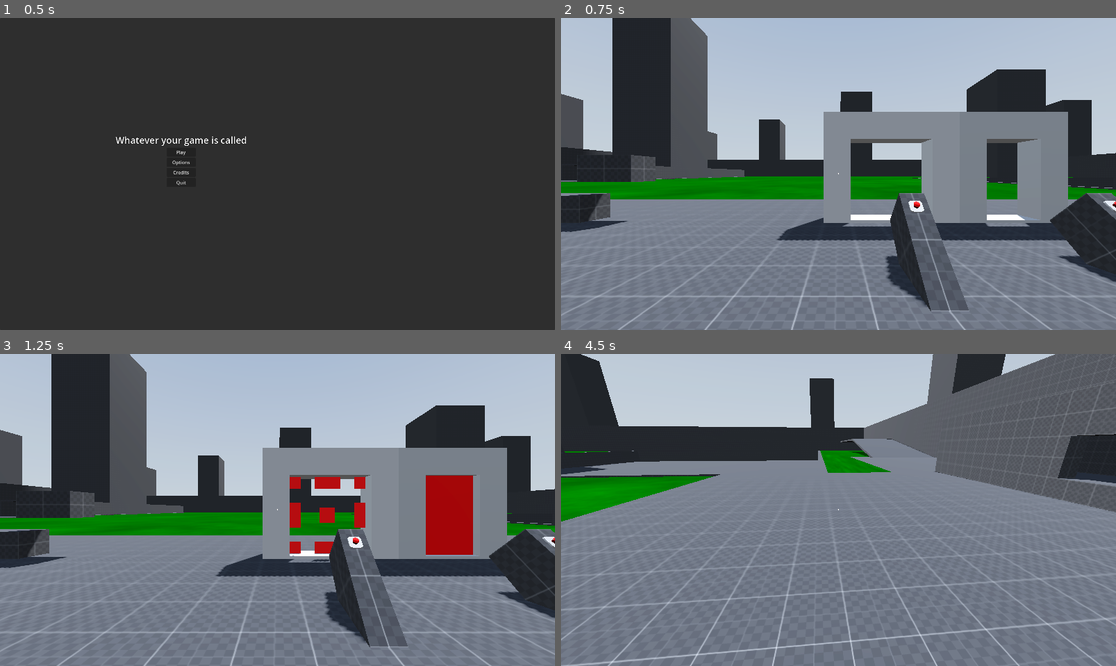
Above: before the commit, frames 1-4 (two rows, left to right).
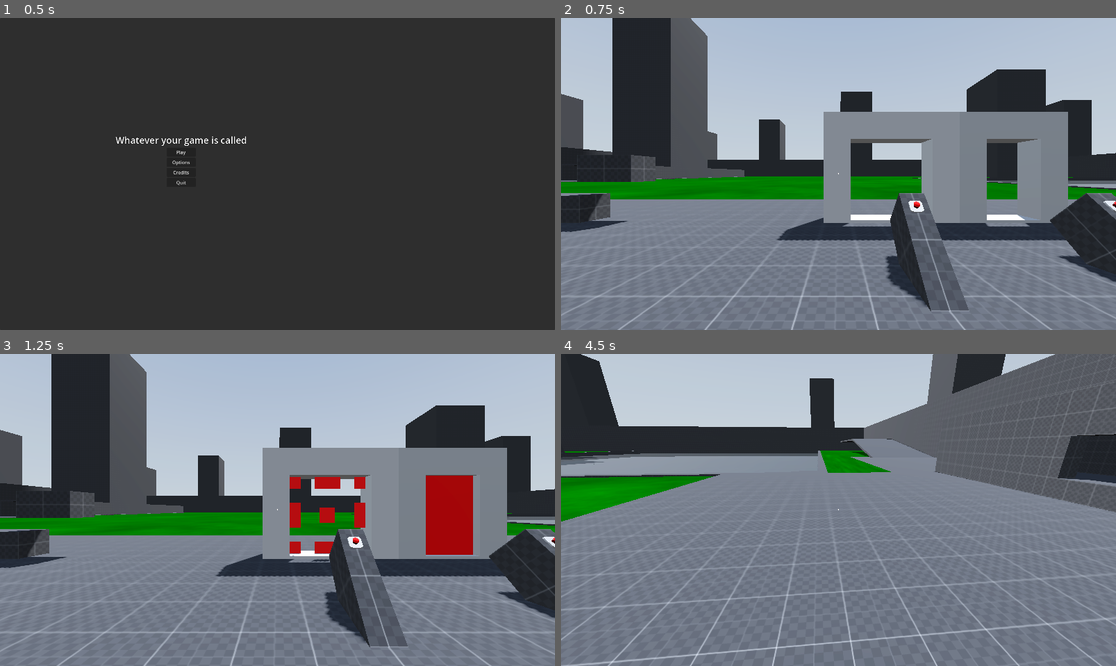
Above: after the commit, the same moments.

Repository: Nazsgull/FPS_Godot
Game: Godot game, scene res://scenes/UI/main_menu.tscn
Same seed, same stepped clock (60 frames per second), same inputs: the game is played once before the commit and once after it. A sky picture missing from this copy of the repository is replaced by a grey-blue gradient.
Inputs (mouse positions are in pixels of both pictures, inside the frame that each line leads up to):
- Up to frame 1 (0.5 s): no input
- Up to frame 2 (0.75 s): click "Play" at 0.5 s
- Up to frame 3 (1.25 s): no input
- Up to frame 4 (4.5 s): tap Enter (ui_accept) at 1.25, 1.52, 2.27, 3.77 s; move the mouse to (866, 510) at 1.27 s; hold W (forward) from 1.28 s (still down); click (866, 510) at 1.35 s; move the mouse to (810, 510) at 2.02 s; tap Ctrl (crouch) at 2.1 s; click (810, 510) at 2.3 s; move the mouse to (849, 503) at 2.77 s; tap E (interact) at 2.85 s; click (849, 503) at 3.05 s; move the mouse to (832, 516) at 3.52 s; click (832, 516) at 3.6 s; move the mouse to (877, 513) at 4.27 s; hold Shift (sprint) from 4.28 s (still down)

Frame 1 is identical in both runs. In frame 2, 0.2% of the frame differs, in the area x 76-100%, y 52-55%; in frame 3, 0.2%; in frame 4, 1.3%, in the area x 0-47%, y 31-39%.

Commit message:
Añadido plano de agua y shader de agua

Diff:
--- /dev/null
+++ b/assets/materials/water.gdshader
@@ -0,0 +1,48 @@
+//Shader code by Code It All -> https://www.youtube.com/watch?v=CNE7EOVlYLY
+
+shader_type spatial;
+uniform vec3 water_color : source_color;
+uniform float uv_scale :hint_range(0.0, 1000.0, 0.1) = 1;
+uniform sampler2D water_normal_noise;
+uniform float time_scale : hint_range(0.0,10.0,0.05) = 1.0;
+uniform sampler2D screen_texture : hint_screen_texture, repeat_disable;
+uniform sampler2D sun_highlights;
+uniform float color_ratio : hint_range(0.0, 1.0, 0.1) = 0.5;
+uniform vec2 abberration_r;
+uniform vec2 abberration_g;
+uniform vec2 abberration_b;
+
+uniform float highlights_time_scale = 1.0;
+
+uniform float normal : hint_range(0.0, 1.0, 0.1) = 0.5;
+uniform float roughness :hint_range(0.0, 1.0, 0.1) = 0.25;
+
+vec3 soft_light(vec3 base, vec3 blend) {
+    return mix(
+        sqrt(base) * (2.0 * blend - 1.0) + 2.0 * base * (1.0 - blend),
+        2.0 * base * blend + base * base * (1.0 - 2.0 * blend),
+        step(base, vec3(0.5))
+    );
+}
+void fragment() {
+
+	vec2 _uv = UV * uv_scale;
+	vec2 _suv = SCREEN_UV;
+	_uv.x += sin(TIME * time_scale + (_uv.x + _uv.y)* 25.0) * 0.01;
+	_uv.y += cos(TIME * time_scale + (_uv.x - _uv.y)* 25.0) * 0.01;
+
+	_suv.x += sin(TIME * time_scale + (_suv.x + _suv.y)* 25.0) * 0.003;
+	_suv.y += cos(TIME * time_scale + (_suv.x - _suv.y)* 25.0) * 0.003;
+
+	float r = texture(sun_highlights,_uv+abberration_r+TIME*highlights_time_scale).r;
+	float g = texture(sun_highlights,_uv+abberration_g+TIME*highlights_time_scale).g;
+	float b = texture(sun_highlights,_uv+abberration_b+TIME*highlights_time_scale).b;
+
+	vec3 blended = soft_light(texture(screen_texture,_suv).rgb,vec3(r,g,b));
+
+	ALBEDO = mix(blended,water_color,color_ratio);
+	NORMAL_MAP = texture(water_normal_noise,_uv).rgb;
+	NORMAL *= normal;
+	ROUGHNESS = roughness;
+	ALPHA = 0.4;
+}
--- /dev/null
+++ b/assets/materials/water.tres
@@ -0,0 +1,36 @@
+[gd_resource type="ShaderMaterial" load_steps=6 format=3 uid="uid://dtjrhgaht0w68"]
+
+[ext_resource type="Shader" path="res://assets/materials/water.gdshader" id="1_hbfb5"]
+
+[sub_resource type="FastNoiseLite" id="FastNoiseLite_cog2g"]
+noise_type = 0
+fractal_type = 2
+fractal_weighted_strength = 0.92
+
+[sub_resource type="NoiseTexture2D" id="NoiseTexture2D_gg1l3"]
+noise = SubResource("FastNoiseLite_cog2g")
+
+[sub_resource type="FastNoiseLite" id="FastNoiseLite_sj2n7"]
+fractal_type = 2
+
+[sub_resource type="NoiseTexture2D" id="NoiseTexture2D_fp5u4"]
+seamless = true
+as_normal_map = true
+noise = SubResource("FastNoiseLite_sj2n7")
+
+[resource]
+resource_local_to_scene = true
+render_priority = 0
+shader = ExtResource("1_hbfb5")
+shader_parameter/water_color = Color(0.0117647, 0.2, 0.258824, 1)
+shader_parameter/uv_scale = 50.0
+shader_parameter/time_scale = 1.2
+shader_parameter/color_ratio = 0.3
+shader_parameter/abberration_r = Vector2(0.014, 0.008)
+shader_parameter/abberration_g = Vector2(0.01, 0.001)
+shader_parameter/abberration_b = Vector2(0.001, 0)
+shader_parameter/highlights_time_scale = 0.024
+shader_parameter/normal = 0.4
+shader_parameter/roughness = 0.5
+shader_parameter/water_normal_noise = SubResource("NoiseTexture2D_fp5u4")
+shader_parameter/sun_highlights = SubResource("NoiseTexture2D_gg1l3")
--- a/scenes/maps/test_area.tscn
+++ b/scenes/maps/test_area.tscn
@@ -8,6 +8,7 @@
 [ext_resource type="PackedScene" uid="uid://ckhyt1k8o2iur" path="res://scenes/objects/door_fancy.tscn" id="5_iecga"]
 [ext_resource type="PackedScene" uid="uid://hxgssy3ps78p" path="res://scenes/objects/door_simple.tscn" id="6_i47mx"]
 [ext_resource type="PackedScene" uid="uid://cw4ice8i238jm" path="res://scenes/objects/Testing/test_pickup.tscn" id="7_1345l"]
+[ext_resource type="PackedScene" uid="uid://g386sbqjtrjh" path="res://scenes/objects/water_plane.tscn" id="9_si7nd"]
 
 [sub_resource type="StandardMaterial3D" id="StandardMaterial3D_pnsss"]
 resource_local_to_scene = true
@@ -81,10 +82,10 @@
 material = SubResource("StandardMaterial3D_pnsss")
 
 [node name="floor73" type="CSGBox3D" parent="stage"]
-transform = Transform3D(1, 0, 0, 0, 1, 0, 0, 0, 1, 124.1, -2.75, -78.5)
-use_collision = true
-collision_layer = 4
-size = Vector3(95.8, 5.5, 1)
+transform = Transform3D(1, 0, 0, 0, 1, 0, 0, 0, 1, 124, -2.75, -78.5)
+use_collision = true
+collision_layer = 4
+size = Vector3(96, 5.5, 1)
 material = SubResource("StandardMaterial3D_pnsss")
 
 [node name="floor40" type="CSGBox3D" parent="stage"]
@@ -521,35 +522,35 @@
 material = SubResource("StandardMaterial3D_pnsss")
 
 [node name="floor33" type="CSGBox3D" parent="stage"]
-transform = Transform3D(1, 0, 0, 0, 1, 0, 0, 0, 1, 100, -7.75, -24.5)
+transform = Transform3D(1, 0, 0, 0, 1, 0, 0, 0, 1, 100, -5.35, -24.5)
 use_collision = true
 collision_layer = 4
 size = Vector3(50, 5, 57)
 material = SubResource("StandardMaterial3D_pnsss")
 
 [node name="floor39" type="CSGBox3D" parent="stage"]
-transform = Transform3D(1, 0, 0, 0, 1, 0, 0, 0, 1, 100, -7.75, 8.5)
+transform = Transform3D(1, 0, 0, 0, 1, 0, 0, 0, 1, 100, -5.35, 8.5)
 use_collision = true
 collision_layer = 4
 size = Vector3(50, 5, 9)
 material = SubResource("StandardMaterial3D_pnsss")
 
 [node name="floor34" type="CSGBox3D" parent="stage"]
-transform = Transform3D(1, 0, 0, 0, 1, 0, 0, 0, 1, 137.5, -7.75, -24.5)
+transform = Transform3D(1, 0, 0, 0, 1, 0, 0, 0, 1, 137.5, -5.35, -24.5)
 use_collision = true
 collision_layer = 4
 size = Vector3(25, 5, 57)
 material = SubResource("StandardMaterial3D_pnsss")
 
 [node name="floor47" type="CSGBox3D" parent="stage"]
-transform = Transform3D(1, 0, 0, 0, 1, 0, 0, 0, 1, 161, -7.75, -24.5)
+transform = Transform3D(1, 0, 0, 0, 1, 0, 0, 0, 1, 161, -5.35, -24.5)
 use_collision = true
 collision_layer = 4
 size = Vector3(22, 5, 57)
 material = SubResource("StandardMaterial3D_pnsss")
 
 [node name="floor45" type="CSGBox3D" parent="stage"]
-transform = Transform3D(1, 0, 0, 0, 1, 0, 0, 0, 1, 148.5, -7.75, 21.5)
+transform = Transform3D(1, 0, 0, 0, 1, 0, 0, 0, 1, 148.5, -5.35, 21.5)
 use_collision = true
 collision_layer = 4
 size = Vector3(47, 5, 35)
@@ -588,14 +589,14 @@
 material = SubResource("StandardMaterial3D_pnsss")
 
 [node name="floor37" type="CSGBox3D" parent="stage"]
-transform = Transform3D(1, 0, 0, 0, 1, 0, 0, 0, 1, 100, -7.75, -66)
+transform = Transform3D(1, 0, 0, 0, 1, 0, 0, 0, 1, 100, -5.35, -66)
 use_collision = true
 collision_layer = 4
 size = Vector3(50, 5, 26)
 material = SubResource("StandardMaterial3D_pnsss")
 
 [node name="floor38" type="CSGBox3D" parent="stage"]
-transform = Transform3D(1, 0, 0, 0, 1, 0, 0, 0, 1, 148.5, -7.75, -66)
+transform = Transform3D(1, 0, 0, 0, 1, 0, 0, 0, 1, 148.5, -5.35, -66)
 use_collision = true
 collision_layer = 4
 size = Vector3(47, 5, 26)
@@ -939,150 +940,6 @@
 
 [node name="wall33" type="CSGBox3D" parent="stage"]
 transform = Transform3D(-4.37114e-08, 0, 1, 0, 1, 0, -1, 0, -4.37114e-08, 77, -3.3, -15.5)
-use_collision = true
-size = Vector3(1, 1, 2)
-material = SubResource("StandardMaterial3D_pnsss")
-
-[node name="wall34" type="CSGBox3D" parent="stage"]
-transform = Transform3D(-4.37114e-08, 0, 1, 0, 1, 0, -1, 0, -4.37114e-08, 77, -3.4, -16.5)
-use_collision = true
-size = Vector3(1, 1, 2)
-material = SubResource("StandardMaterial3D_pnsss")
-
-[node name="wall35" type="CSGBox3D" parent="stage"]
-transform = Transform3D(-4.37114e-08, 0, 1, 0, 1, 0, -1, 0, -4.37114e-08, 77, -3.5, -17.5)
-use_collision = true
-size = Vector3(1, 1, 2)
-material = SubResource("StandardMaterial3D_pnsss")
-
-[node name="wall36" type="CSGBox3D" parent="stage"]
-transform = Transform3D(-4.37114e-08, 0, 1, 0, 1, 0, -1, 0, -4.37114e-08, 77, -3.6, -18.5)
-use_collision = true
-size = Vector3(1, 1, 2)
-material = SubResource("StandardMaterial3D_pnsss")
-
-[node name="wall37" type="CSGBox3D" parent="stage"]
-transform = Transform3D(-4.37114e-08, 0, 1, 0, 1, 0, -1, 0, -4.37114e-08, 77, -3.7, -19.5)
-use_collision = true
-size = Vector3(1, 1, 2)
-material = SubResource("StandardMaterial3D_pnsss")
-
-[node name="wall38" type="CSGBox3D" parent="stage"]
-transform = Transform3D(-4.37114e-08, 0, 1, 0, 1, 0, -1, 0, -4.37114e-08, 77, -3.8, -20.5)
-use_collision = true
-size = Vector3(1, 1, 2)
-material = SubResource("StandardMaterial3D_pnsss")
-
-[node name="wall39" type="CSGBox3D" parent="stage"]
-transform = Transform3D(-4.37114e-08, 0, 1, 0, 1, 0, -1, 0, -4.37114e-08, 77, -3.9, -21.5)
-use_collision = true
-size = Vector3(1, 1, 2)
-material = SubResource("StandardMaterial3D_pnsss")
-
-[node name="wall40" type="CSGBox3D" parent="stage"]
-transform = Transform3D(-4.37114e-08, 0, 1, 0, 1, 0, -1, 0, -4.37114e-08, 77, -4, -22.5)
-use_collision = true
-size = Vector3(1, 1, 2)
-material = SubResource("StandardMaterial3D_pnsss")
-
-[node name="wall46" type="CSGBox3D" parent="stage"]
-transform = Transform3D(-4.37114e-08, 0, 1, 0, 1, 0, -1, 0, -4.37114e-08, 77, -4.1, -23.5)
-use_collision = true
-size = Vector3(1, 1, 2)
-material = SubResource("StandardMaterial3D_pnsss")
-
-[node name="wall66" type="CSGBox3D" parent="stage"]
-transform = Transform3D(-4.37114e-08, 0, 1, 0, 1, 0, -1, 0, -4.37114e-08, 77, -4.2, -24.5)
-use_collision = true
-size = Vector3(1, 1, 2)
-material = SubResource("StandardMaterial3D_pnsss")
-
-[node name="wall67" type="CSGBox3D" parent="stage"]
-transform = Transform3D(-4.37114e-08, 0, 1, 0, 1, 0, -1, 0, -4.37114e-08, 77, -4.3, -25.5)
-use_collision = true
-size = Vector3(1, 1, 2)
-material = SubResource("StandardMaterial3D_pnsss")
-
-[node name="wall68" type="CSGBox3D" parent="stage"]
-transform = Transform3D(-4.37114e-08, 0, 1, 0, 1, 0, -1, 0, -4.37114e-08, 77, -4.4, -26.5)
-use_collision = true
-size = Vector3(1, 1, 2)
-material = SubResource("StandardMaterial3D_pnsss")
-
-[node name="wall69" type="CSGBox3D" parent="stage"]
-transform = Transform3D(-4.37114e-08, 0, 1, 0, 1, 0, -1, 0, -4.37114e-08, 77, -4.5, -27.5)
-use_collision = true
-size = Vector3(1, 1, 2)
-material = SubResource("StandardMaterial3D_pnsss")
-
-[node name="wall70" type="CSGBox3D" parent="stage"]
-transform = Transform3D(-4.37114e-08, 0, 1, 0, 1, 0, -1, 0, -4.37114e-08, 77, -4.6, -28.5)
-use_collision = true
-size = Vector3(1, 1, 2)
-material = SubResource("StandardMaterial3D_pnsss")
-
-[node name="wall71" type="CSGBox3D" parent="stage"]
-transform = Transform3D(-4.37114e-08, 0, 1, 0, 1, 0, -1, 0, -4.37114e-08, 77, -4.7, -29.5)
-use_collision = true
-size = Vector3(1, 1, 2)
-material = SubResource("StandardMaterial3D_pnsss")
-
-[node name="wall72" type="CSGBox3D" parent="stage"]
-transform = Transform3D(-4.37114e-08, 0, 1, 0, 1, 0, -1, 0, -4.37114e-08, 77, -4.8, -30.5)
-use_collision = true
-size = Vector3(1, 1, 2)
-material = SubResource("StandardMaterial3D_pnsss")
-
-[node name="wall73" type="CSGBox3D" parent="stage"]
-transform = Transform3D(-4.37114e-08, 0, 1, 0, 1, 0, -1, 0, -4.37114e-08, 77, -4.9, -31.5)
-use_collision = true
-size = Vector3(1, 1, 2)
-material = SubResource("StandardMaterial3D_pnsss")
-
-[node name="wall74" type="CSGBox3D" parent="stage"]
-transform = Transform3D(-4.37114e-08, 0, 1, 0, 1, 0, -1, 0, -4.37114e-08, 77, -5, -32.5)
-use_collision = true
-size = Vector3(1, 1, 2)
-material = SubResource("StandardMaterial3D_pnsss")
-
-[node name="wall75" type="CSGBox3D" parent="stage"]
-transform = Transform3D(-4.37114e-08, 0, 1, 0, 1, 0, -1, 0, -4.37114e-08, 77, -5.1, -33.5)
-use_collision = true
-size = Vector3(1, 1, 2)
-material = SubResource("StandardMaterial3D_pnsss")
-
-[node name="wall76" type="CSGBox3D" parent="stage"]
-transform = Transform3D(-4.37114e-08, 0, 1, 0, 1, 0, -1, 0, -4.37114e-08, 77, -5.2, -34.5)
-use_collision = true
-size = Vector3(1, 1, 2)
-material = SubResource("StandardMaterial3D_pnsss")
-
-[node name="wall77" type="CSGBox3D" parent="stage"]
-transform = Transform3D(-4.37114e-08, 0, 1, 0, 1, 0, -1, 0, -4.37114e-08, 77, -5.3, -35.5)
-use_collision = true
-size = Vector3(1, 1, 2)
-material = SubResource("StandardMaterial3D_pnsss")
-
-[node name="wall78" type="CSGBox3D" parent="stage"]
-transform = Transform3D(-4.37114e-08, 0, 1, 0, 1, 0, -1, 0, -4.37114e-08, 77, -5.4, -36.5)
-use_collision = true
-size = Vector3(1, 1, 2)
-material = SubResource("StandardMaterial3D_pnsss")
-
-[node name="wall79" type="CSGBox3D" parent="stage"]
-transform = Transform3D(-4.37114e-08, 0, 1, 0, 1, 0, -1, 0, -4.37114e-08, 77, -5.5, -37.5)
-use_collision = true
-size = Vector3(1, 1, 2)
-material = SubResource("StandardMaterial3D_pnsss")
-
-[node name="wall80" type="CSGBox3D" parent="stage"]
-transform = Transform3D(-4.37114e-08, 0, 1, 0, 1, 0, -1, 0, -4.37114e-08, 77, -5.6, -38.5)
-use_collision = true
-size = Vector3(1, 1, 2)
-material = SubResource("StandardMaterial3D_pnsss")
-
-[node name="wall81" type="CSGBox3D" parent="stage"]
-transform = Transform3D(-4.37114e-08, 0, 1, 0, 1, 0, -1, 0, -4.37114e-08, 77, -5.7, -39.5)
 use_collision = true
 size = Vector3(1, 1, 2)
 material = SubResource("StandardMaterial3D_pnsss")
@@ -1213,5 +1070,8 @@
 transform = Transform3D(1, 0, 0, 0, 1, 0, 0, 0, 1, 37, 0.5, 22.75)
 scene = "res://scenes/objects/Testing/test_equippable_B.tscn"
 
+[node name="water_plane" parent="." instance=ExtResource("9_si7nd")]
+transform = Transform3D(50, 0, 0, 0, 50, 0, 0, 0, 50, 122.6, -1.406, -33.2)
+
 [connection signal="interacted" from="BT_Test" to="Door" method="toggle_door"]
 [connection signal="interacted" from="BT_Test2" to="Door2" method="toggle_door"]
--- /dev/null
+++ b/scenes/objects/water_plane.tscn
@@ -0,0 +1,11 @@
+[gd_scene load_steps=3 format=3 uid="uid://g386sbqjtrjh"]
+
+[ext_resource type="Material" uid="uid://dtjrhgaht0w68" path="res://assets/materials/water.tres" id="1_oju3s"]
+
+[sub_resource type="PlaneMesh" id="PlaneMesh_y0tae"]
+
+[node name="water_plane" type="Node3D"]
+
+[node name="CSGMesh3D" type="CSGMesh3D" parent="."]
+mesh = SubResource("PlaneMesh_y0tae")
+material = ExtResource("1_oju3s")
--- a/test_equippable.gd
+++ b/test_equippable.gd
@@ -1,4 +1,5 @@
 extends Equippable
+@onready var pivot = $pivot
 
 func _physics_process(_delta):
 	if Input.is_action_just_pressed("main_action"):
@@ -6,4 +7,4 @@
 		var scene_instance:Node3D = scene.instantiate()
 		get_tree().root.get_child(0).add_child(scene_instance)
 
-		scene_instance.global_position = self.position
+		scene_instance.global_position = pivot.position
Not shown: 1 places in scenes/maps/test_area.tscn that only renumber resources
